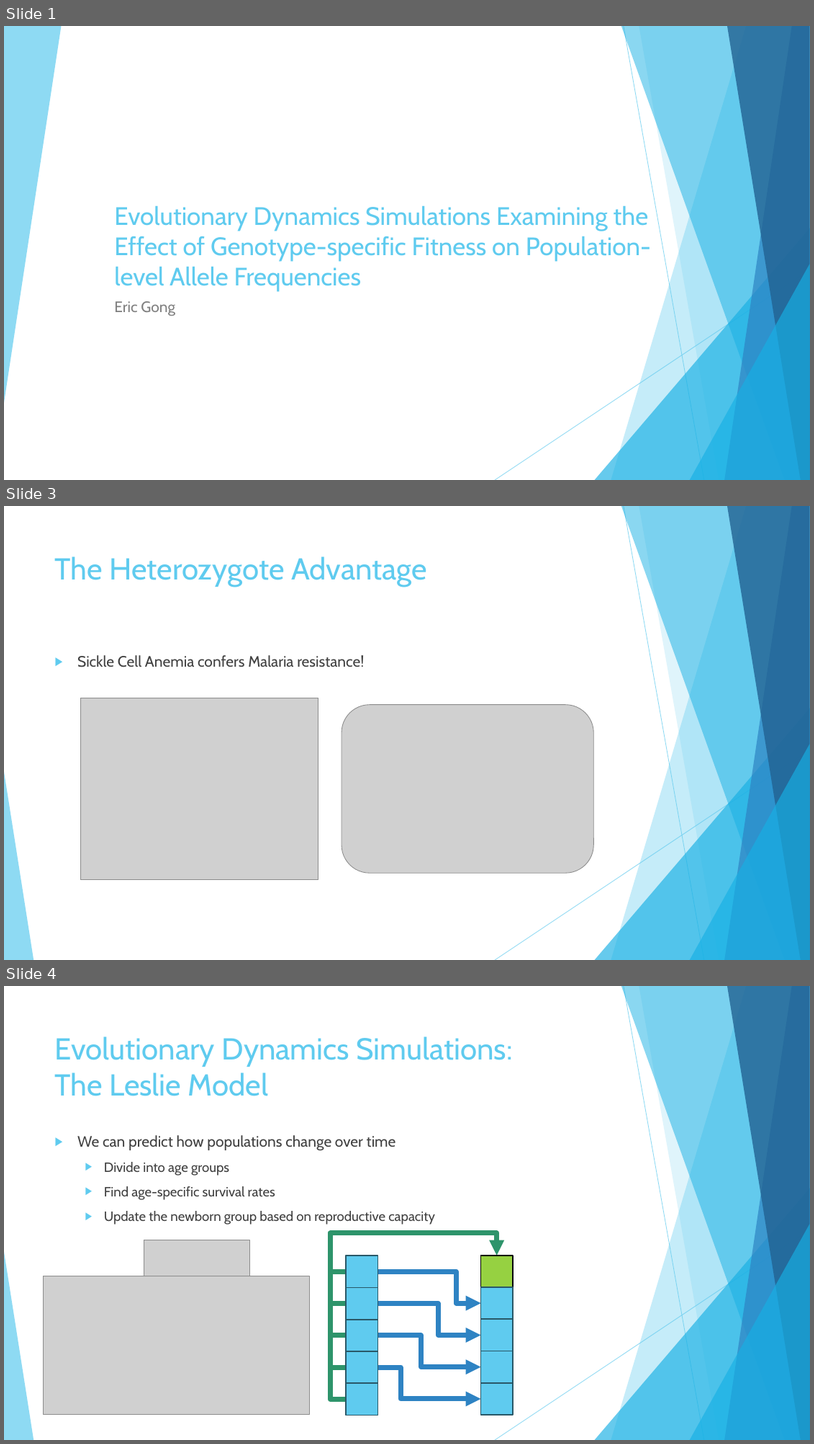
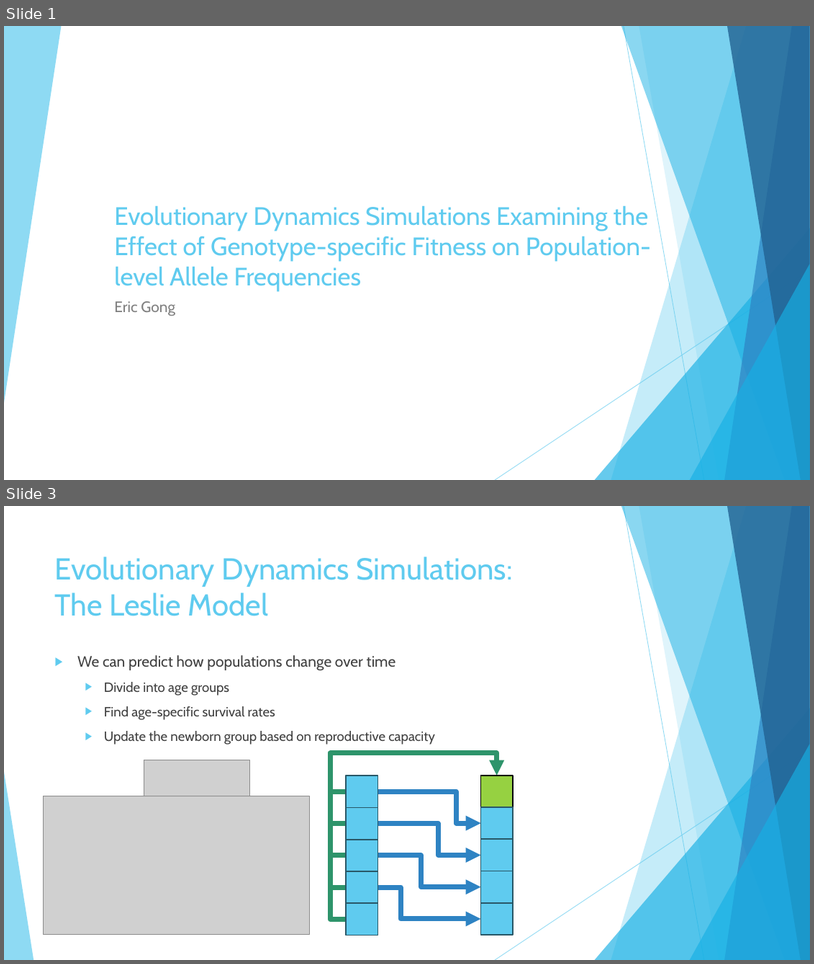
Before and after one commit to ericgong2005/GenotypeConvergenceSimulation, a slide deck: Presentation.pptx. Shown one above the other, each under a label of ours: slides 1, 3 and 4 before the commit, slides 1 and 3 after it; the slides between them are not shown. The pictures are 814x1444 and 814x964 pixels, drawn with LibreOffice and Linux fonts; fonts in the diff are those of the drawing; grey boxes stand for pictures. Boxes give left, top, right and bottom in pixels: in the first picture for what was removed or moved away, otherwise in the second. Text is boxed around its words. In the diff, an @@ line names an element or a change of style, - is before the commit and + after.

```diff
--- a/Presentation.pptx
+++ b/Presentation.pptx
@@ slide 3 removed at <box>4,506,810,960</box>, background #FFFFFF; not listed: 10 template elements that a slide beside it also shows @@
@@ title removed at <box>55,556,427,587</box> @@
-The Heterozygote Advantage
@@ text removed at <box>77,655,364,667</box> @@
-▶ Sickle Cell Anemia confers Malaria resistance!
@@ picture removed at <box>80,698,318,880</box> @@
@@ picture removed at <box>342,705,594,872</box> @@
@@ what was slide 4 is now slide 3 @@
```
Also in this commit, not shown: 4 slides changed, 1 slide added.
